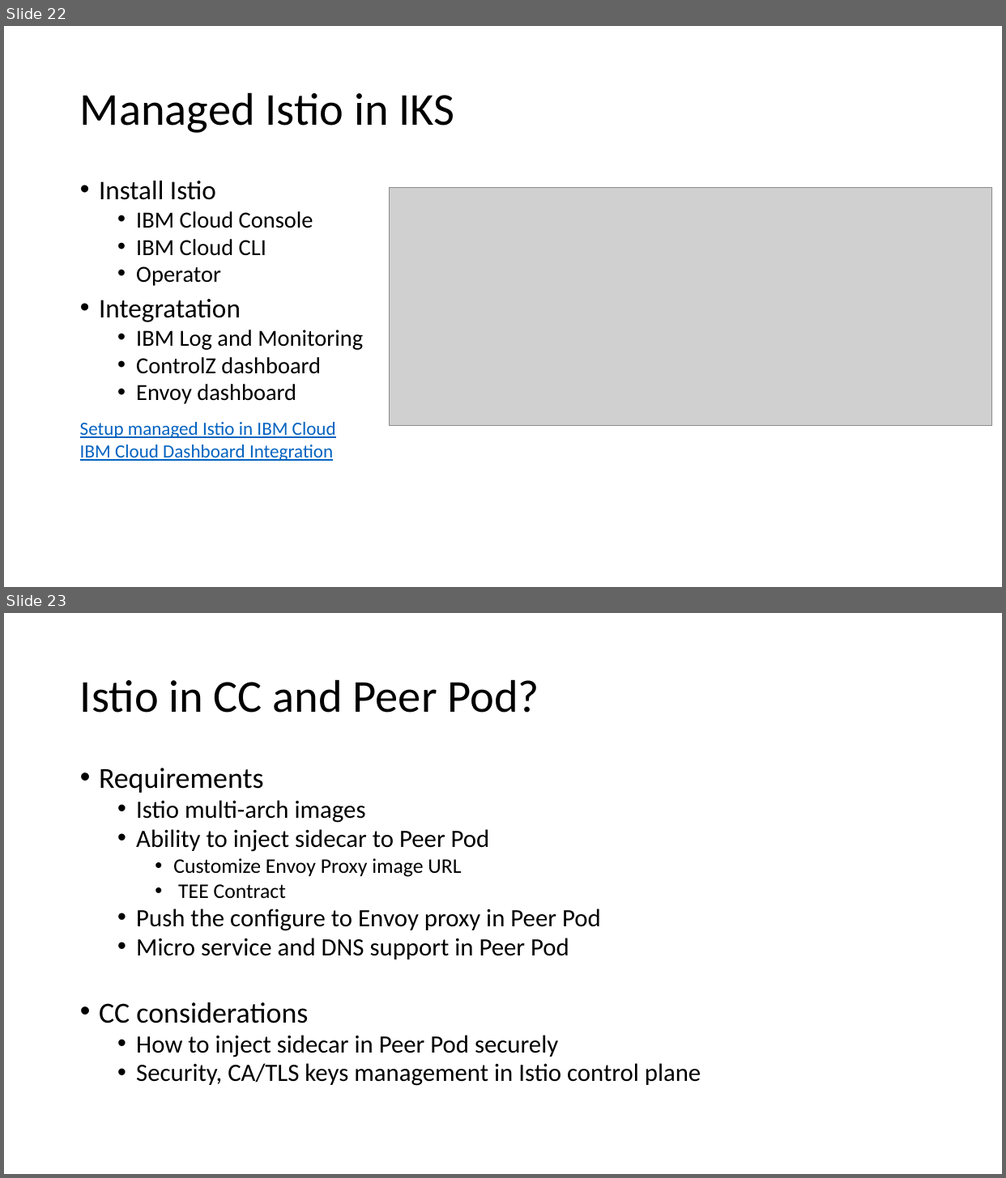
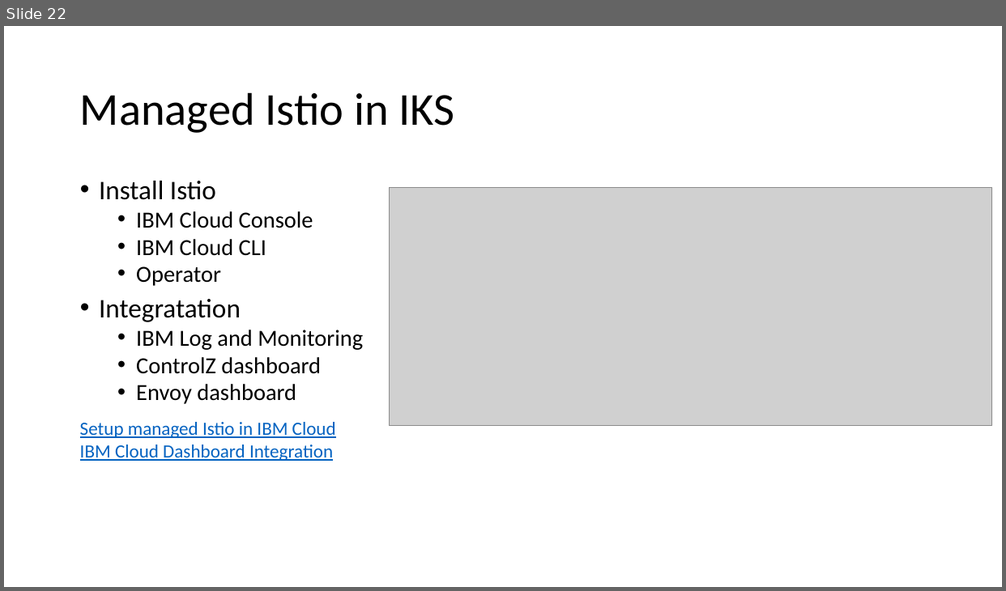
Before and after one commit to huoqifeng/document, a slide deck: k8s/Istio-IKS.pptx. Shown one above the other, each under a label of ours: slides 22 and 23 before the commit, slide 22 after it. The pictures are 1006x1178 and 1006x591 pixels, drawn with LibreOffice and Linux fonts; fonts in the diff are those of the drawing; grey boxes stand for pictures. Boxes give left, top, right and bottom in pixels: in the first picture for what was removed or moved away, otherwise in the second. Text is boxed around its words. In the diff, an @@ line names an element or a change of style, - is before the commit and + after.

Commit message:
doc: add istio doc

```diff
--- a/k8s/Istio-IKS.pptx
+++ b/k8s/Istio-IKS.pptx
@@ slide 23 removed at (4, 613, 1002, 1174), background #FFFFFF @@
@@ title removed at (80, 679, 539, 713) @@
-Istio in CC and Peer Pod?
@@ text removed at (99, 768, 701, 1086) @@
-• Requirements
-  • Istio multi-arch images
-  • Ability to inject sidecar to Peer Pod
-    • Customize Envoy Proxy image URL
-    • TEE Contract
-  • Push the configure to Envoy proxy in Peer Pod
-  • Micro service and DNS support in Peer Pod
-• CC considerations
-  • How to inject sidecar in Peer Pod securely
-  • Security, CA/TLS keys management in Istio control plane
```
